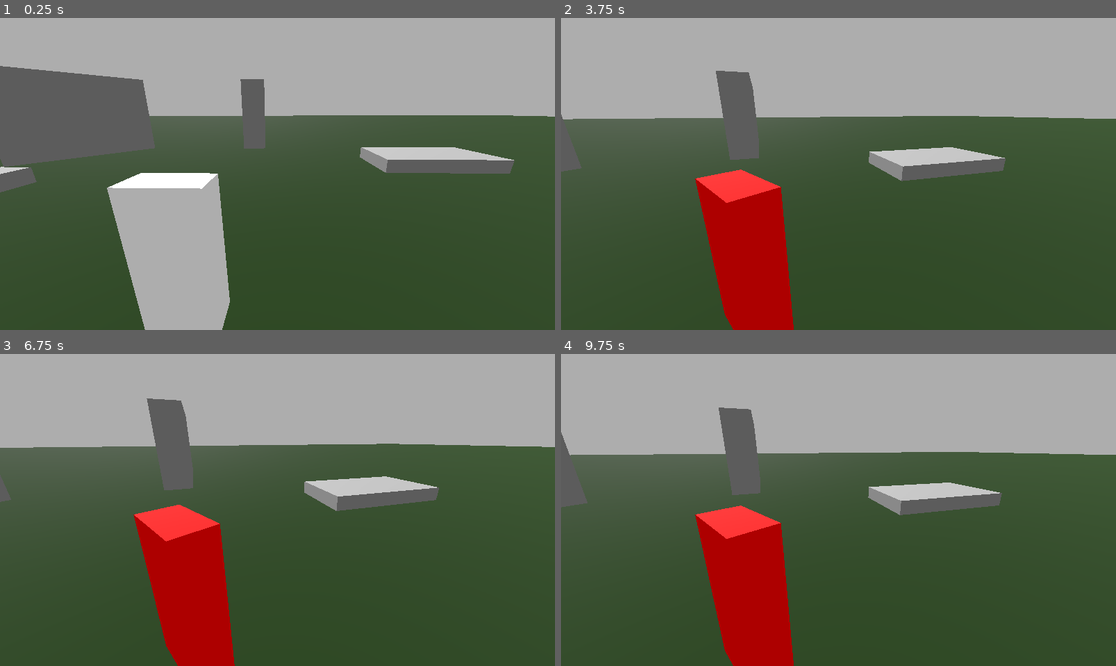
Above: before the commit, frames 1-4 (two rows, left to right).
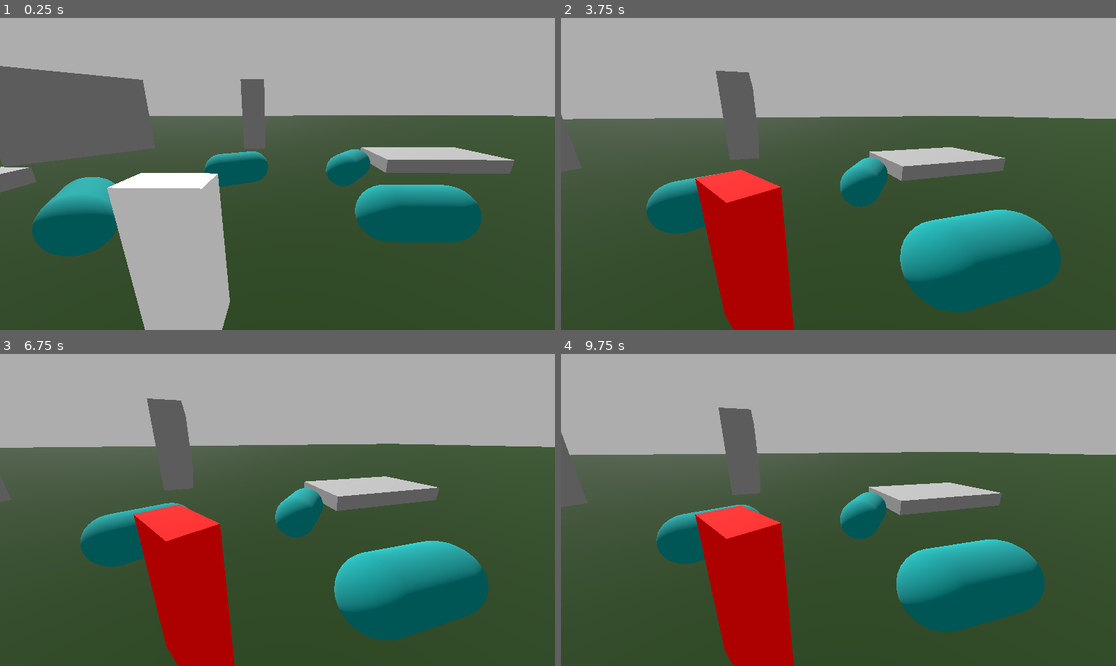
Above: after the commit, the same moments.

Repository: StudioZonnevang/Herda
Game: Godot game, scene res://Environments/veld.tscn
Same seed, same stepped clock (60 frames per second), same inputs: the game is played once before the commit and once after it.
Inputs (mouse positions are in pixels of both pictures, inside the frame that each line leads up to):
- Up to frame 1 (0.25 s): no input
- Up to frame 2 (3.75 s): tap Enter at 0.5 s; move the mouse to (866, 174) at 0.52 s; hold W (walk forward) from 0.53 s (still down); click (866, 174) at 0.6 s; move the mouse to (810, 174) at 1.27 s; click (810, 174) at 1.35 s; move the mouse to (849, 167) at 2.02 s; click (849, 167) at 2.1 s; move the mouse to (832, 180) at 2.77 s; click (832, 180) at 2.85 s; tap Backspace (reset) at 3.5 s; move the mouse to (877, 177) at 3.52 s; click (877, 177) at 3.6 s
- Up to frame 3 (6.75 s): keep holding W (walk forward); move the mouse to (233, 506) at 4.27 s; click (233, 506) at 4.35 s; move the mouse to (283, 510) at 5.02 s; click (283, 510) at 5.1 s; move the mouse to (255, 503) at 5.77 s; click (255, 503) at 5.85 s; tap Backspace (reset) at 6.5 s; move the mouse to (305, 510) at 6.52 s; click (305, 510) at 6.6 s
- Up to frame 4 (9.75 s): move the mouse to (810, 510) at 7.27 s; click (810, 510) at 7.35 s; move the mouse to (849, 503) at 8.02 s; click (849, 503) at 8.1 s; move the mouse to (832, 516) at 8.77 s; release W (walk forward) at 8.78 s; hold S (walk backwards) 8.78-9.53 s; click (832, 516) at 8.85 s; tap Backspace (reset) at 9.5 s; move the mouse to (877, 513) at 9.52 s; hold W (walk forward) from 9.53 s (still down); click (877, 513) at 9.6 s

The runs differ from the first frame. In frame 1, 8.2% of the frame differs, in the area x 5-87%, y 42-77%; in frame 2, 9.7%, in the area x 15-91%, y 44-95%; in frame 3, 9.4%; in frame 4, 8.1%.

Commit message:
schaap in veld

Diff:
--- a/herda-godot/Environments/veld.tscn
+++ b/herda-godot/Environments/veld.tscn
@@ -1,6 +1,7 @@
 [gd_scene format=3 uid="uid://bb1f7k55loof7"]
 
 [ext_resource type="PackedScene" uid="uid://bu0xi632uidrt" path="res://Prefabs/herder.tscn" id="1_rvhd0"]
+[ext_resource type="PackedScene" uid="uid://cgb4u6fgjtacl" path="res://Prefabs/schaap.tscn" id="2_kiesj"]
 
 [sub_resource type="StandardMaterial3D" id="StandardMaterial3D_fvqsh"]
 albedo_color = Color(0.07871274, 0.17750236, 2.5268645e-07, 1)
@@ -35,6 +36,7 @@
 light_energy = 1.92
 
 [node name="CSGCombiner3D" type="CSGCombiner3D" parent="." unique_id=892237312]
+use_collision = true
 
 [node name="CSGBox3D" type="CSGBox3D" parent="CSGCombiner3D" unique_id=993398921]
 transform = Transform3D(1, 0, 0, 0, 1, 0, 0, 0, 1, 7.5955944, 0, 3.9113846)
@@ -64,3 +66,27 @@
 size = Vector3(4.3100586, 2.0805054, 5.7958984)
 
 [node name="herder_scene" parent="." unique_id=571143864 instance=ExtResource("1_rvhd0")]
+
+[node name="Schaap" parent="." unique_id=267504549 instance=ExtResource("2_kiesj")]
+transform = Transform3D(0.004660069, 0, -0.99998915, 0, 1, 0, 0.99998915, 0, 0.004660069, -3.2685547, 0.45422363, 1.6965332)
+
+[node name="Schaap4" parent="." unique_id=670988552 instance=ExtResource("2_kiesj")]
+transform = Transform3D(0.7903155, 0, -0.61270016, 0, 1, 0, 0.61270016, 0, 0.7903155, -3.083496, 0.45422363, 4.8344727)
+
+[node name="Schaap5" parent="." unique_id=32996501 instance=ExtResource("2_kiesj")]
+transform = Transform3D(0.007277906, 0, 0.99997354, 0, 1, 0, -0.99997354, 0, 0.007277906, -0.67785645, 0.45422363, -3.63385)
+
+[node name="Schaap6" parent="." unique_id=655873081 instance=ExtResource("2_kiesj")]
+transform = Transform3D(0.8752451, 0, 0.48367968, 0, 1, 0, -0.48367968, 0, 0.8752451, 5.131836, 0.45422363, -2.326294)
+
+[node name="Schaap7" parent="." unique_id=459055785 instance=ExtResource("2_kiesj")]
+transform = Transform3D(-0.7741387, 0, 0.63301605, 0, 1, 0, -0.63301605, 0, -0.7741387, 2.4763184, 0.45422363, -2.2089233)
+
+[node name="Schaap8" parent="." unique_id=776454124 instance=ExtResource("2_kiesj")]
+transform = Transform3D(-0.8359223, 0, -0.5488478, 0, 1, 0, 0.5488478, 0, -0.8359223, 1.1546631, 0.45422363, -7.020996)
+
+[node name="Schaap2" parent="." unique_id=1086239353 instance=ExtResource("2_kiesj")]
+transform = Transform3D(0.8267273, 0, 0.56260294, 0, 1, 0, -0.56260294, 0, 0.8267273, 2.6427002, 0.45422363, 1.6218872)
+
+[node name="Schaap3" parent="." unique_id=1183785107 instance=ExtResource("2_kiesj")]
+transform = Transform3D(0.45509425, 0, -0.8904433, 0, 1, 0, 0.8904433, 0, 0.45509425, 0.49694824, 0.45422363, 4.5443726)
